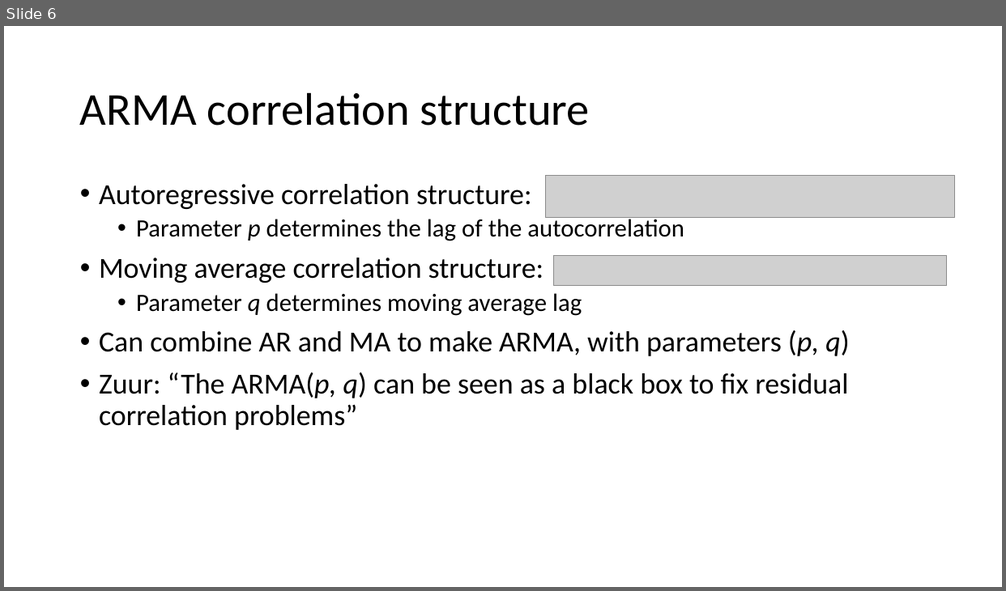
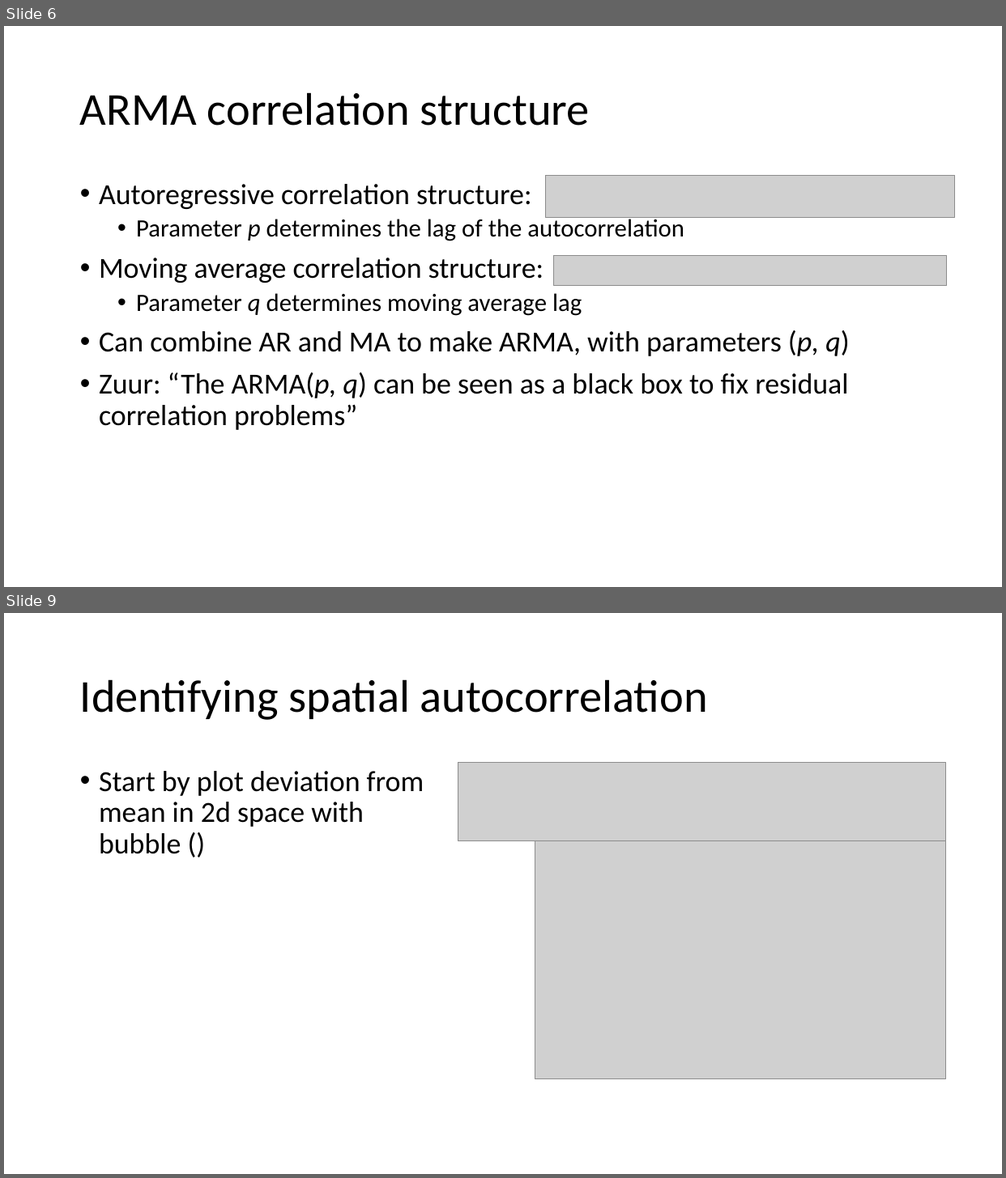
Before and after one commit to weverkaj/GLM-seminar, a slide deck: gls_presentation.pptx. Shown one above the other, each under a label of ours: slide 6 before the commit, slides 6 and 9 after it; the slides between them are not shown. The pictures are 1006x591 and 1006x1178 pixels, drawn with LibreOffice and Linux fonts; fonts in the diff are those of the drawing; grey boxes stand for pictures. Boxes give left, top, right and bottom in pixels: in the first picture for what was removed or moved away, otherwise in the second. Text is boxed around its words. In the diff, an @@ line names an element or a change of style, - is before the commit and + after.

```diff
--- a/gls_presentation.pptx
+++ b/gls_presentation.pptx
@@ slide 9 added at [4,613,1002,1174], background #FFFFFF @@
@@ title added at [80,679,708,720], 44 pt, text #000000 @@
+Identifying spatial autocorrelation
@@ text added at [99,771,424,854], 28 pt, text #000000 @@
+• Start by plot deviation from mean in 2d space with bubble ()
@@ picture added at [458,763,946,841] @@
@@ picture added at [535,841,946,1079] @@
```
Also in this commit, not shown: 4 slides changed, 4 other slides added, 2 other files.
